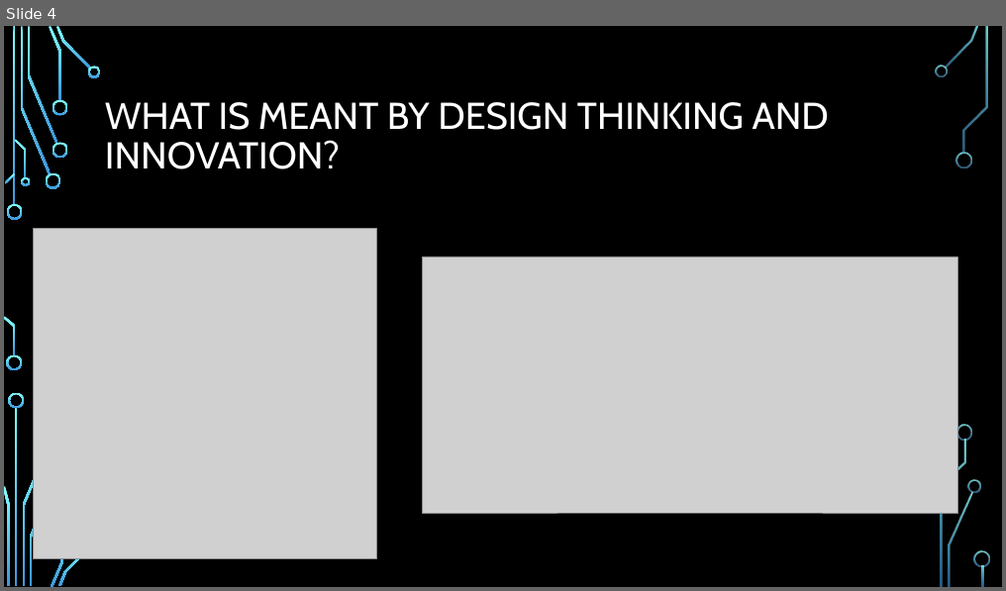
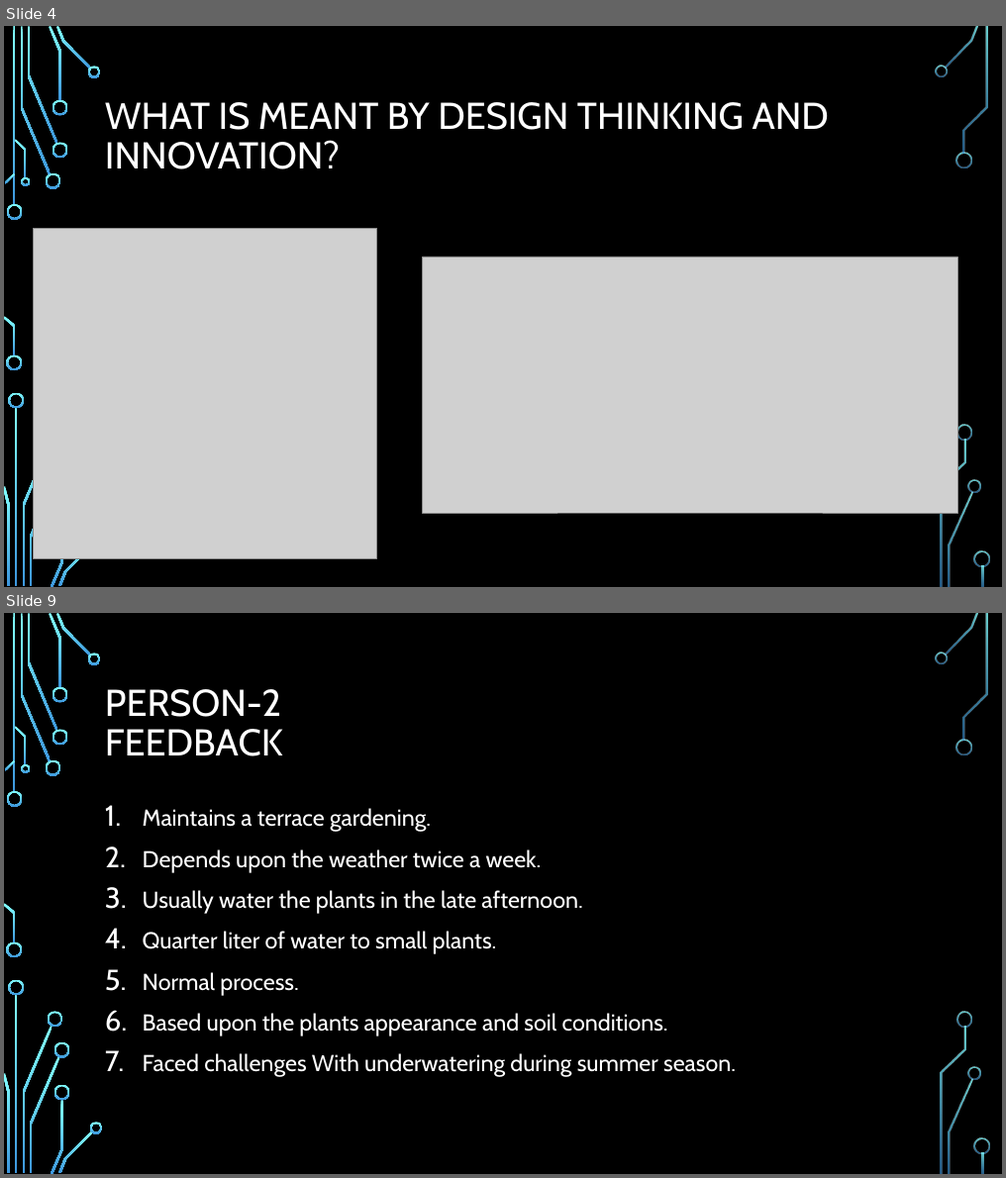
Before and after one commit to hemanthkumar29/design-think-website, a slide deck: public/team_presentations/team_7_presentation.pptx. Shown one above the other, each under a label of ours: slide 4 before the commit, slides 4 and 9 after it; the slides between them are not shown. The pictures are 1006x591 and 1006x1178 pixels, drawn with LibreOffice and Linux fonts; fonts in the diff are those of the drawing; grey boxes stand for pictures; background and template pictures are left out. Boxes give left, top, right and bottom in pixels: in the first picture for what was removed or moved away, otherwise in the second. Text is boxed around its words. In the diff, an @@ line names an element or a change of style, - is before the commit and + after.

```diff
--- a/public/team_presentations/team_7_presentation.pptx
+++ b/public/team_presentations/team_7_presentation.pptx
@@ slide 9 added at <box>4,613,1002,1174</box>, background picture (left out); not listed: 32 template elements that a slide beside it also shows @@
@@ title added at <box>105,689,283,757</box>, 36 pt, text #FFFFFF @@
+PERSON-2
+FEEDBACK
@@ text added at <box>143,808,736,1077</box>, 22.2 pt, text #FFFFFF @@
+1. Maintains a terrace gardening.
+2. Depends upon the weather twice a week.
+3. Usually water the plants in the late afternoon.
+4. Quarter liter of water to small plants.
+5. Normal process.
+6. Based upon the plants appearance and soil conditions.
+7. Faced challenges With underwatering during summer season.
@@ group added at <box>48,1011,103,1134</box>: 4 freeform shapes @@
```
Also in this commit, not shown: 6 slides changed, 8 other slides added, 6 slides removed, 1 other file.
